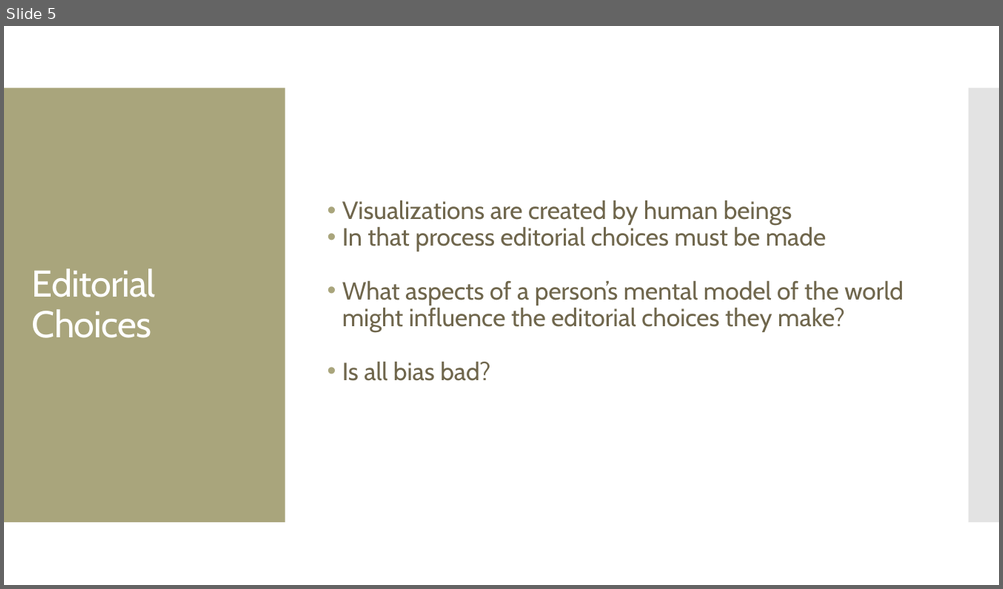
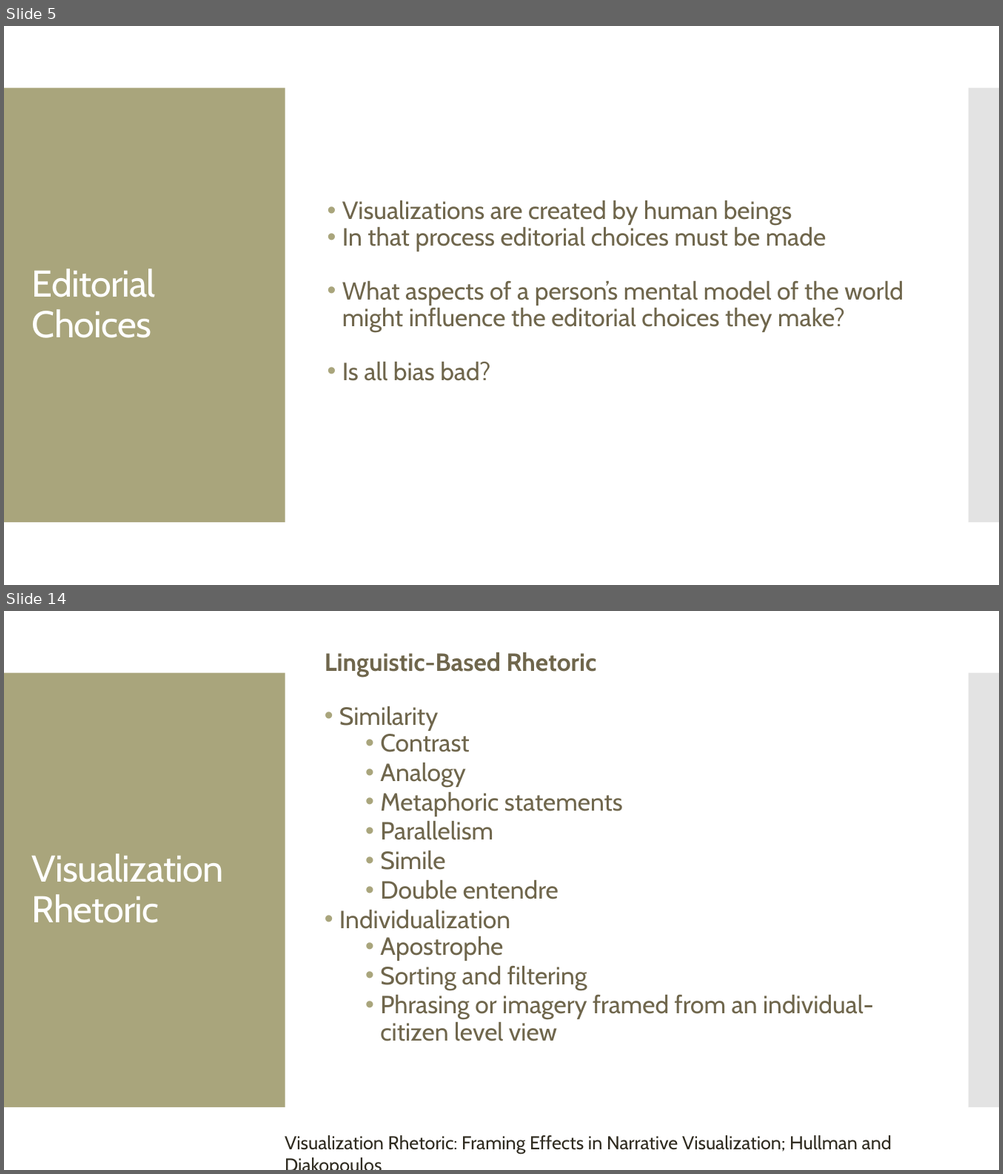
Before and after one commit to amosca01/SDS-CSC109, a slide deck: slides/14-persuasive-vis.pptx. Shown one above the other, each under a label of ours: slide 5 before the commit, slides 5 and 14 after it; the slides between them are not shown. The pictures are 1003x589 and 1003x1174 pixels, drawn with LibreOffice and Linux fonts; fonts in the diff are those of the drawing. Boxes give left, top, right and bottom in pixels: in the first picture for what was removed or moved away, otherwise in the second. Text is boxed around its words. In the diff, an @@ line names an element or a change of style, - is before the commit and + after.

```diff
--- a/slides/14-persuasive-vis.pptx
+++ b/slides/14-persuasive-vis.pptx
@@ slide 14 added at box(4, 611, 999, 1170), background #FFFFFF; not listed: 2 template elements that a slide beside it also shows @@
@@ text added at box(324, 652, 874, 1042), 24 pt, text #6F664C @@
+Linguistic-Based Rhetoric
+• Similarity
+  • Contrast
+  • Analogy
+  • Metaphoric statements
+  • Parallelism
+  • Simile
+  • Double entendre
+• Individualization
+  • Apostrophe
+  • Sorting and filtering
+  • Phrasing or imagery framed from an individual-citizen level view
@@ title added at box(32, 854, 223, 923), 36 pt, text #FFFFFF @@
+Visualization Rhetoric
@@ text added at box(284, 1136, 891, 1154), 18 pt, text #2F2B20 @@
+Visualization Rhetoric: Framing Effects in Narrative Visualization; Hullman and Diakopoulos
```
Also in this commit, not shown: 3 slides changed, 10 other slides added, 12 other files.
